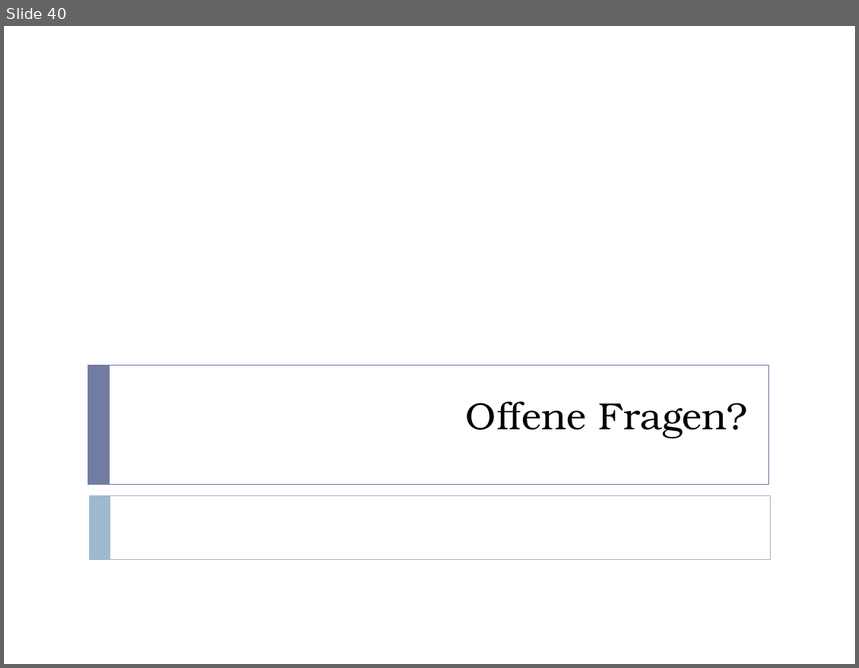
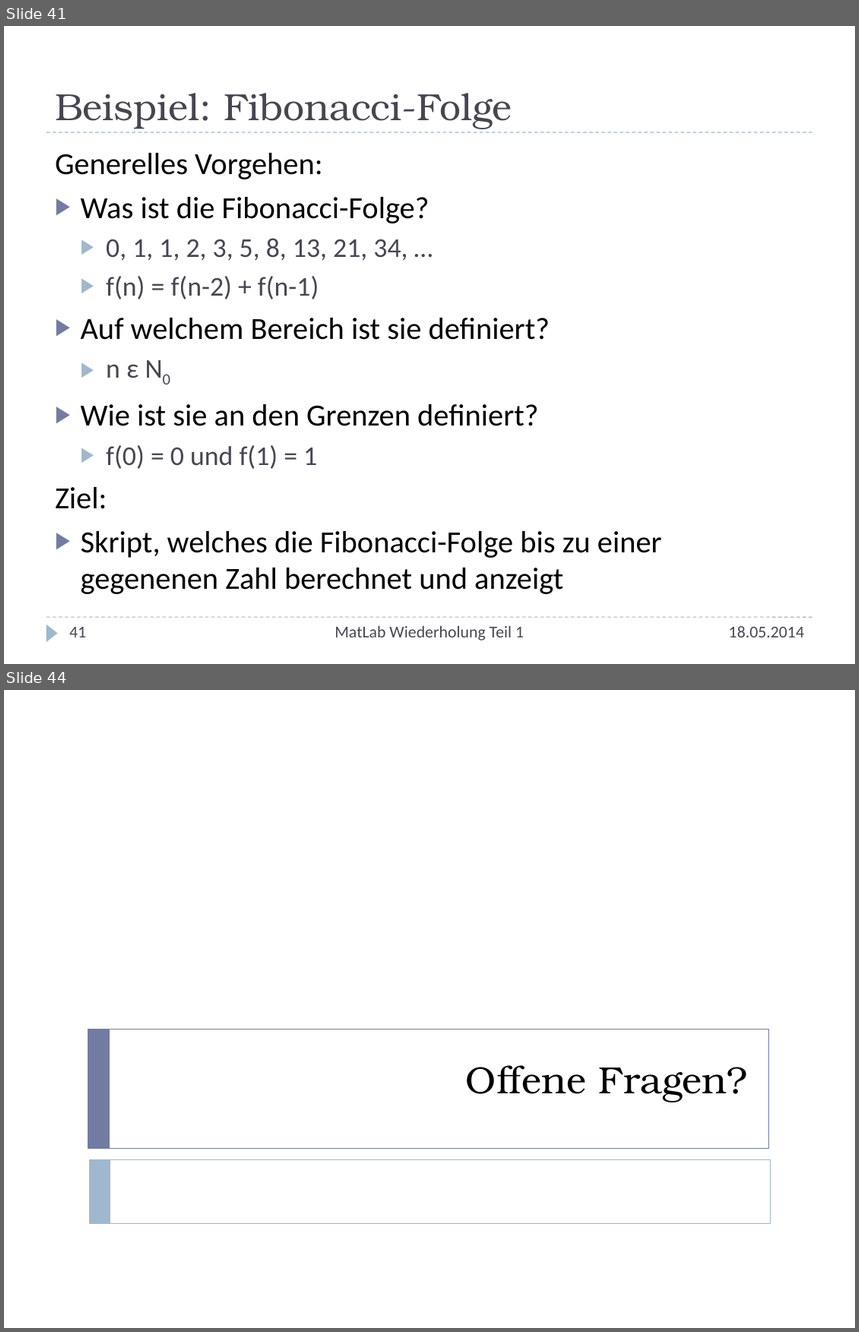
Before and after one commit to nhochberger/uni, a slide deck: MatLab-Wiederholung/Wiederholung.pptx. Shown one above the other, each under a label of ours: slide 40 before the commit, slides 41 and 44 after it; the slides between them are not shown. The pictures are 859x668 and 859x1332 pixels, drawn with LibreOffice and Linux fonts; fonts in the diff are those of the drawing. Boxes give left, top, right and bottom in pixels: in the first picture for what was removed or moved away, otherwise in the second. Text is boxed around its words. In the diff, an @@ line names an element or a change of style, - is before the commit and + after.

Commit message:
Beispiele eingearbeitet:   - Fakultät (einfach und elegant)   - Fibonacci-Folge (einfach und elegant)

```diff
--- a/MatLab-Wiederholung/Wiederholung.pptx
+++ b/MatLab-Wiederholung/Wiederholung.pptx
@@ slide 41 added at <box>4,26,855,664</box>, background #FFFFFF @@
@@ title added at <box>55,93,512,129</box>, 32 pt, text #464653 @@
+Beispiel: Fibonacci-Folge
@@ line added from (47, 132) to (813, 132), #9FB8CD 0.75 pt dashed @@
@@ text added at <box>55,153,662,594</box>, 26 pt, text #000000 @@
+Generelles Vorgehen:
+▶ Was ist die Fibonacci-Folge?
+  ▶ 0, 1, 1, 2, 3, 5, 8, 13, 21, 34, …
+  ▶ f(n) = f(n-2) + f(n-1)
+▶ Auf welchem Bereich ist sie definiert?
+  ▶ n ε N0
+▶ Wie ist sie an den Grenzen definiert?
+  ▶ f(0) = 0 und f(1) = 1
+Ziel:
+▶ Skript, welches die Fibonacci-Folge bis zu einer gegenenen Zahl berechnet und anzeigt
@@ line added from (47, 617) to (813, 617), #9FB8CD 0.75 pt dashed @@
@@ triangle added at <box>47,624,58,642</box>, fill #9FB8CD @@
@@ page number added at <box>69,627,86,638</box>, 14 pt, text #464653 @@
+41
@@ text added at <box>335,626,524,641</box>, 14 pt, text #464653 @@
+MatLab Wiederholung Teil 1
@@ text added at <box>729,626,804,638</box>, 14 pt, text #464653 @@
+18.05.2014
@@ what was slide 40 is now slide 44 @@
```
Also in this commit, not shown: 38 slides changed, 3 other slides added.
